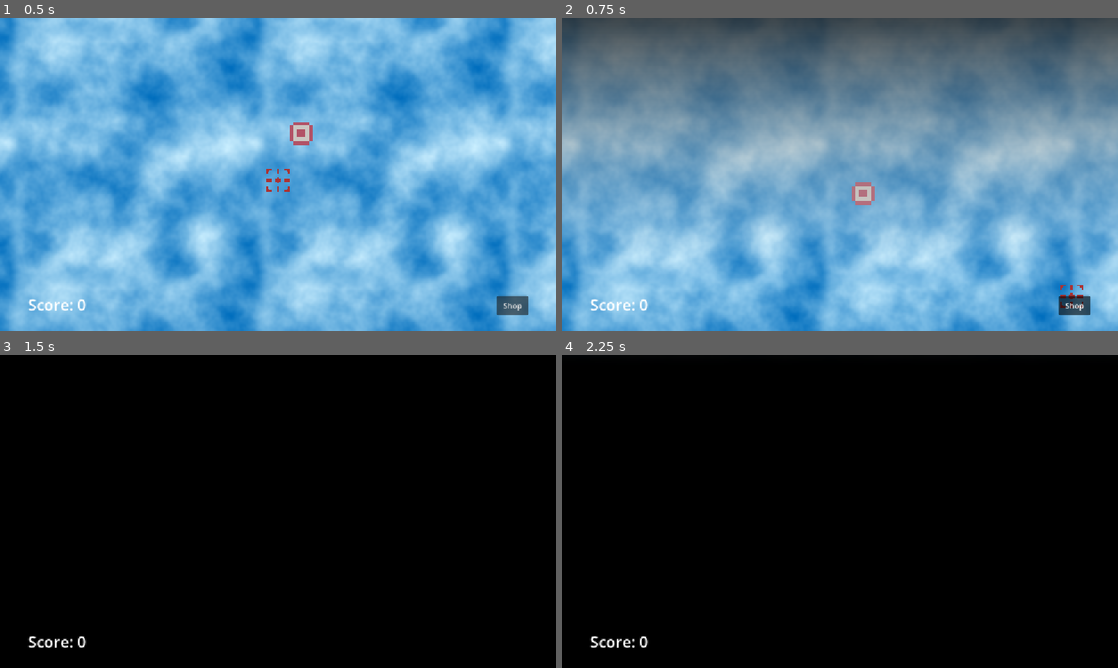
Above: before the commit, frames 1-4 (two rows, left to right).
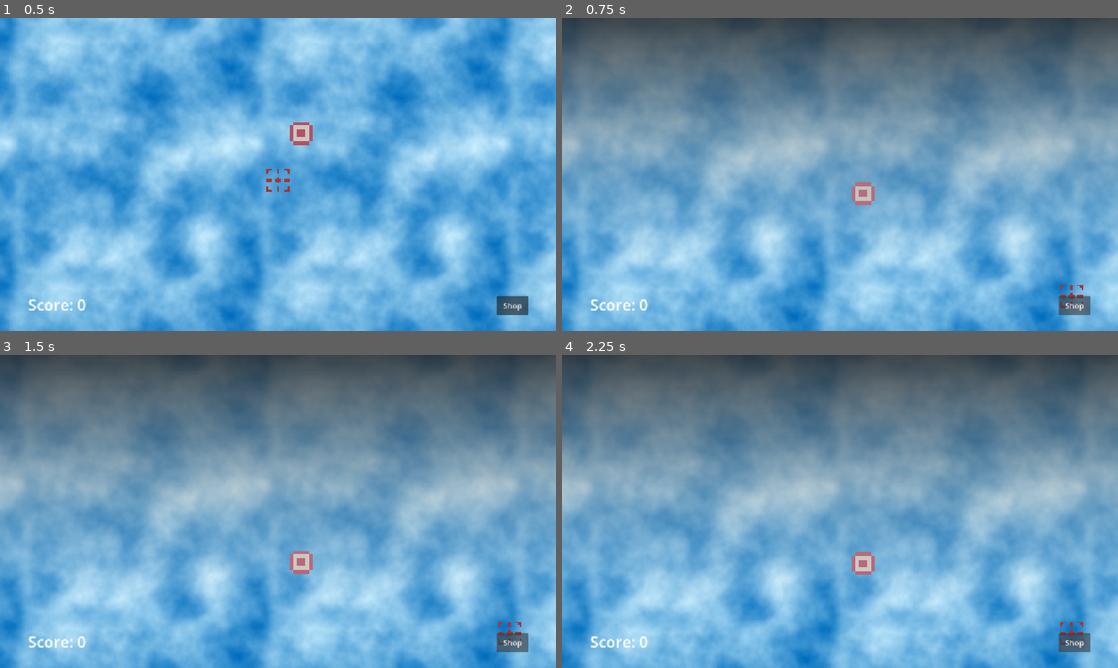
Above: after the commit, the same moments.

Repository: boymcboytheboy/godot-game
Game: Godot game, scene res://main.tscn
Same seed, same stepped clock (60 frames per second), same inputs: the game is played once before the commit and once after it. This scene is started directly instead of the project's main scene.
Inputs:
- Up to frame 1 (0.5 s): no input
- Up to frame 2 (0.75 s): click "Shop" at 0.5 s
- Up to frame 3 (1.5 s): click "Shop" at 1.25 s
- Up to frame 4 (2.25 s): click "Shop" at 2 s

Frame 1 is identical in both runs. In frame 2, 0.3% of the frame differs, in the area x 89-95%, y 88-95%; in frame 3, 100%, in the area x 0-100%, y 0-100%; in frame 4, 100%.

Commit message:
fixed probably

Diff:
--- a/target_game/crosshair.gd
+++ b/target_game/crosshair.gd
@@ -12,27 +12,3 @@
 func _process(delta: float) -> void:
 	var pos_offset = get_viewport().get_mouse_position() + offset
 	position += (snapped(pos_offset,Vector2(48,48))-position)/2
-
-
-func _input(event: InputEvent) -> void:
-	if event is InputEventMouseButton and event.is_pressed() and not fake_click:
-		if event.button_index == MOUSE_BUTTON_LEFT:
-			simulate_click(position)
-
-
-
-
-
-func simulate_click(click_position: Vector2) -> void:
-	fake_click = true
-	# 1. Create and configure the mouse down event
-	var click_event = InputEventMouseButton.new()
-	click_event.button_index = MOUSE_BUTTON_LEFT
-	click_event.position = click_position
-	click_event.global_position = click_position
-	click_event.pressed = true
-
-	# 2. Send the press event
-	Input.parse_input_event(click_event)
-	await get_tree().process_frame
-	fake_click = false
--- a/target_game/target.gd
+++ b/target_game/target.gd
@@ -18,15 +18,21 @@
 	position += (Vector2(target_position) - position)/15
 
 
-
-func _on_area_2d_input_event(viewport: Node, event: InputEvent, shape_idx: int) -> void:
+func _input(event: InputEvent) -> void:
 	if event is InputEventMouseButton and event.is_pressed():
 		if event.button_index == MOUSE_BUTTON_LEFT and not clicked:
 			clicked = true
-			$Sprite2D.visible = false
-			$particles.visible = true
-			for child in $particles.get_children():
-				child.emitting = true
-			Global.score += (1*Global.score_mult)
-			await $particles.get_child(0).finished
-			self.queue_free()
+			var near = false
+			for child in get_parent().get_parent().get_node("crosshairs").get_children():
+				if position.distance_to(child.position) <= 32:
+					near = true
+			if near:
+				$Sprite2D.visible = false
+				$particles.visible = true
+				for child in $particles.get_children():
+					child.emitting = true
+				Global.score += (1*Global.score_mult)
+				await $particles.get_child(0).finished
+				self.queue_free()
+			else:
+				clicked = false
Not shown, changed: target_game/index.pck
Not shown, changed: target_game/index.wasm
